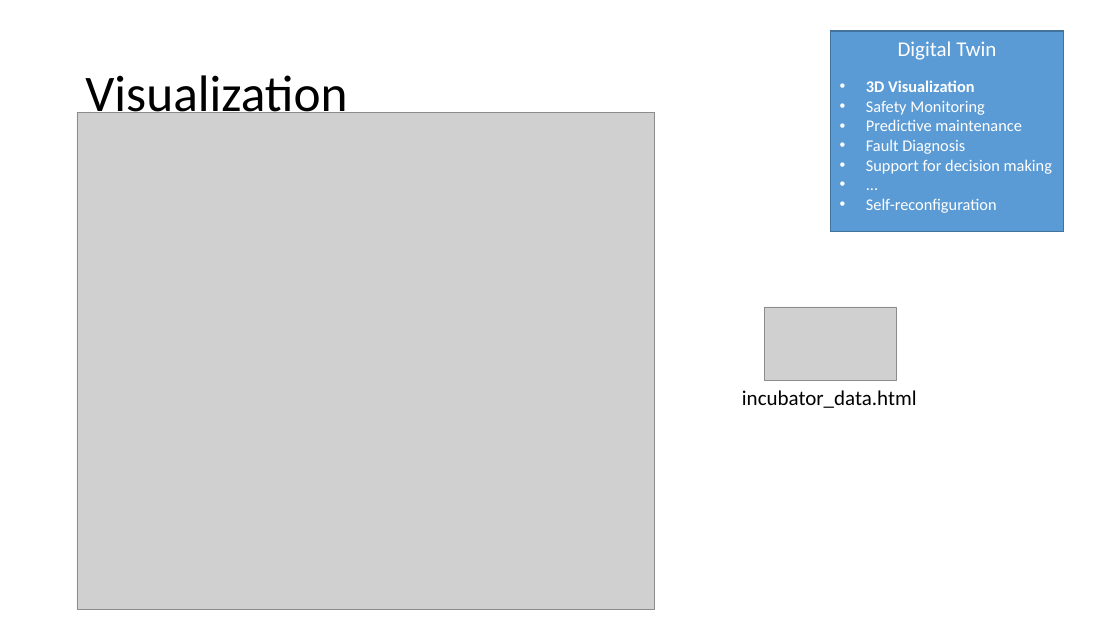
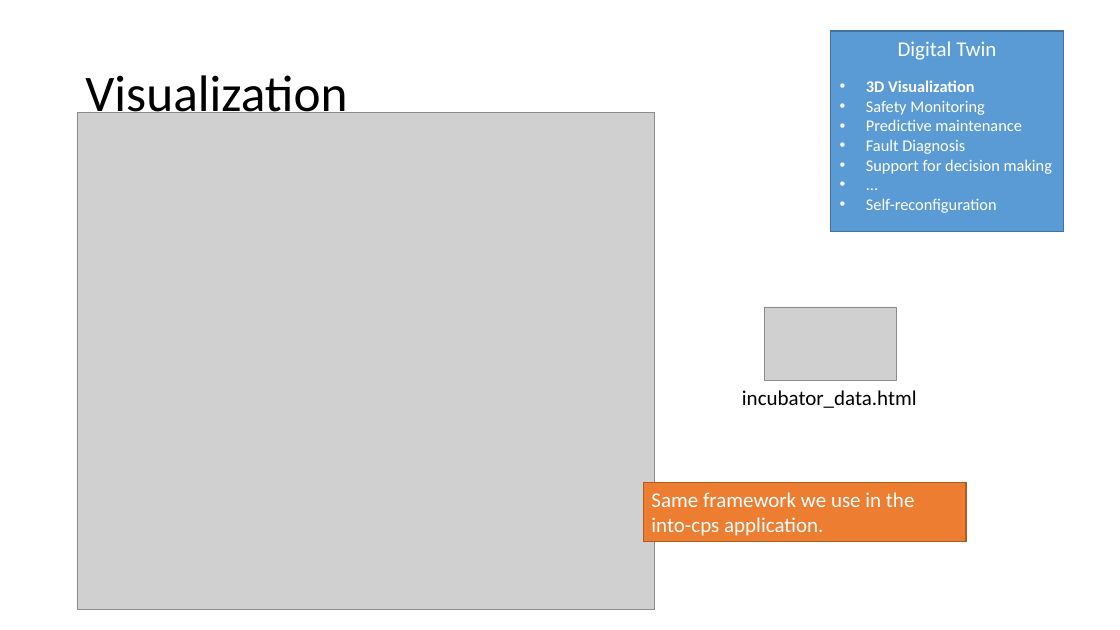
Before and after one commit to INTO-CPS-Association/example_digital-twin_incubator, a slide deck: slide 9 of notes/presentations/DigitLunch_17_December.pptx. Drawn at 1120x630 pixels with LibreOffice and Linux fonts; fonts in the diff are those of the drawing; grey boxes stand for pictures. Boxes give left, top, right and bottom in pixels: in the first picture for what was removed or moved away, otherwise in the second. Text is boxed around its words. In the diff, an @@ line names an element or a change of style, - is before the commit and + after.

```diff
--- a/notes/presentations/DigitLunch_17_December.pptx
+++ b/notes/presentations/DigitLunch_17_December.pptx
@@ rectangle added at [644,482,966,542], fill #ED7D31, outline #AF5C24 1 pt, 18 pt, text #FFFFFF @@
+Same framework we use in the into-cps application.
```
Also in this commit, not shown: 5 other slides changed, 1 slide added, 2 other files.
